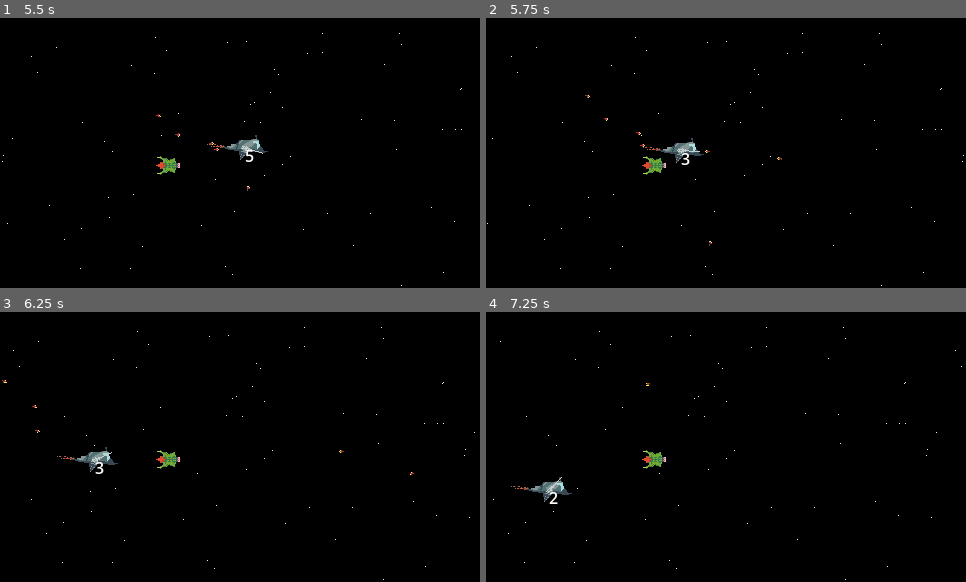
Above: before the commit, frames 1-4 (two rows, left to right).
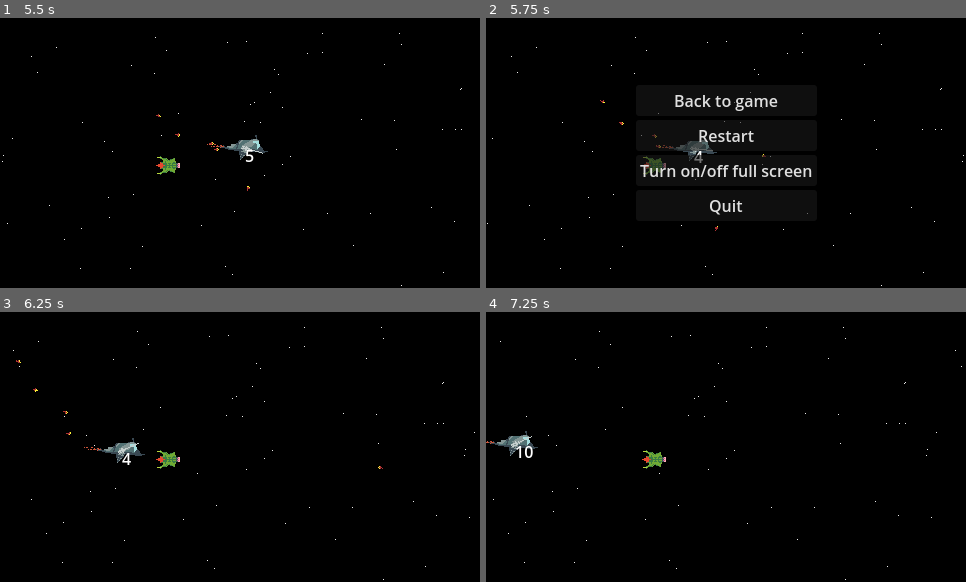
Above: after the commit, the same moments.

Repository: Wiolarz/Polyspear
Game: Godot game, scene res://Scenes/basic_map.tscn
Two runs of this game, one before a commit and one after it. Both use one fixed random seed, a clock stepped at 60 frames per second and the inputs below.
Inputs (mouse positions are in pixels of both pictures, inside the frame that each line leads up to):
- Up to frame 1 (5.5 s): move the mouse to (345, 139) at 0.52 s; press the mouse at (345, 139) at 0.53 s; hold Right 0.53-1.28 s; move the mouse to (144, 166) at 1.27 s; release the mouse at (144, 166) at 1.28 s; hold Down 1.28-2.03 s; tap Ctrl (KEY_BREAKS) at 1.35 s; click (144, 166) at 1.55 s; move the mouse to (288, 93) at 2.02 s; press the mouse at (288, 93) at 2.03 s; hold Right 2.03-2.78 s; tap S (KEY_DOWN) at 2.1 s; move the mouse to (216, 207) at 2.77 s; release the mouse at (216, 207) at 2.78 s; hold Up 2.78-3.53 s; tap A (KEY_LEFT) at 2.85 s; click (216, 207) at 3.05 s; move the mouse to (384, 193) at 3.52 s; press the mouse at (384, 193) at 3.53 s; hold Left 3.53-5.03 s; tap D (KEY_RIGHT) at 3.6 s; tap 1 (CHEAT_IMMORTALITY, bound only after the commit) at 4.15 s; move the mouse to (96, 112) at 4.27 s; release the mouse at (96, 112) at 4.28 s; click (96, 112) at 4.35 s; tap F2 (KEY_MAXIMIZE_WINDOW) at 4.9 s; move the mouse to (264, 153) at 5.02 s; press the mouse at (264, 153) at 5.03 s; hold Down from 5.03 s (still down); tap W (KEY_UP) at 5.1 s
- Up to frame 2 (5.75 s): keep holding Down; tap ` (KEY_MENU) at 5.65 s
- Up to frame 3 (6.25 s): release Down at 5.75 s; release the mouse at (264, 447) at 5.75 s; click (240, 395) at 5.75 s, where only the run after the commit has a clickable "Back to game"
- Up to frame 4 (7.25 s): move the mouse to (654, 379) at 6.52 s; hold Right from 6.53 s (still down); click (654, 379) at 6.6 s; tap F1 (KEY_RESTART_LEVEL) at 7.15 s

Frame 1 is identical in both runs. In frame 2, 2.4% of the frame differs, in the area x 20-68%, y 27-85%; in frame 3, 0.8%; in frame 4, 0.8%.

Commit message:
Fixed main branch + reorganized file structure

Diff:
--- a/Scenes/DebugManager.tscn
+++ /dev/null
@@ -1,6 +0,0 @@
-[gd_scene load_steps=2 format=3 uid="uid://c4rghqu4lca45"]
-
-[ext_resource type="Script" path="res://Scripts/Debug_Manager.gd" id="1_tioyn"]
-
-[node name="DebugManager" type="Node"]
-script = ExtResource("1_tioyn")
--- a/Scenes/basic_map.tscn
+++ b/Scenes/basic_map.tscn
@@ -1,28 +1,13 @@
-[gd_scene load_steps=16 format=3 uid="uid://os75hnii4k0w"]
+[gd_scene load_steps=10 format=3 uid="uid://os75hnii4k0w"]
 
-[ext_resource type="PackedScene" uid="uid://djb310dgsan7m" path="res://Scenes/ui.tscn" id="1_eikoj"]
-[ext_resource type="Texture2D" uid="uid://du03tgcf81l8c" path="res://Art/Background/background.png" id="2_fq3eo"]
-[ext_resource type="Shader" path="res://Scripts/stars.gdshader" id="3_cwqn6"]
-[ext_resource type="Script" path="res://Scripts/Background_Stars.gd" id="4_bxsjd"]
-[ext_resource type="Texture2D" uid="uid://bku2007a1rtlg" path="res://Art/Background/stars.png" id="4_c1o6t"]
+[ext_resource type="PackedScene" uid="uid://djb310dgsan7m" path="res://Scenes/basic_map_elements/ui.tscn" id="1_eikoj"]
+[ext_resource type="PackedScene" uid="uid://daiokyywskwqg" path="res://Scenes/basic_map_elements/map_borders.tscn" id="3_5xh1q"]
+[ext_resource type="PackedScene" uid="uid://dfr0acka4fqbg" path="res://Scenes/basic_map_elements/background.tscn" id="4_rxc3u"]
 [ext_resource type="PackedScene" uid="uid://cbbkojgcsrdxg" path="res://Scenes/player.tscn" id="4_uicuu"]
 [ext_resource type="Texture2D" uid="uid://djv22d5tl3s24" path="res://Art/Ships/enemy1.png" id="6_c0u07"]
-[ext_resource type="Script" path="res://Scripts/BulletManager.gd" id="8_1x75j"]
-[ext_resource type="Script" path="res://Scripts/SaveSystem.gd" id="9_y4htr"]
-[ext_resource type="PackedScene" uid="uid://c4rghqu4lca45" path="res://Scenes/DebugManager.tscn" id="10_8cic2"]
-
-[sub_resource type="RectangleShape2D" id="RectangleShape2D_rc1t8"]
-size = Vector2(10, 290)
-
-[sub_resource type="RectangleShape2D" id="RectangleShape2D_37sjg"]
-size = Vector2(480, 10)
-
-[sub_resource type="CanvasTexture" id="CanvasTexture_6woqk"]
-
-[sub_resource type="ShaderMaterial" id="ShaderMaterial_pbwts"]
-shader = ExtResource("3_cwqn6")
-shader_parameter/direction = Vector2(1, 0)
-shader_parameter/speed_scale = 0.05
+[ext_resource type="PackedScene" uid="uid://cirjmdpeyj06d" path="res://Scenes/basic_map_elements/camera_2d.tscn" id="9_2lg2p"]
+[ext_resource type="Script" path="res://Scripts/Gameplay/BulletManager.gd" id="9_me1tn"]
+[ext_resource type="Script" path="res://Scripts/UI/SaveSystem.gd" id="10_tjxah"]
 
 [sub_resource type="CircleShape2D" id="CircleShape2D_ucm86"]
 
@@ -31,45 +16,9 @@
 [node name="UI" parent="." instance=ExtResource("1_eikoj")]
 visible = false
 
-[node name="MapBorders" type="StaticBody2D" parent="."]
-position = Vector2(-5, 134)
+[node name="MapBorders" parent="." instance=ExtResource("3_5xh1q")]
 
-[node name="mapborder_left" type="CollisionShape2D" parent="MapBorders"]
-position = Vector2(0, 1)
-shape = SubResource("RectangleShape2D_rc1t8")
-
-[node name="mapborder_right" type="CollisionShape2D" parent="MapBorders"]
-position = Vector2(490, 1)
-shape = SubResource("RectangleShape2D_rc1t8")
-
-[node name="mapborder_top" type="CollisionShape2D" parent="MapBorders"]
-position = Vector2(245, -139)
-shape = SubResource("RectangleShape2D_37sjg")
-
-[node name="mapborder_down" type="CollisionShape2D" parent="MapBorders"]
-position = Vector2(245, 141)
-shape = SubResource("RectangleShape2D_37sjg")
-
-[node name="Background" type="Node2D" parent="."]
-position = Vector2(240, 135)
-
-[node name="oldBackground" type="Sprite2D" parent="Background"]
-visible = false
-texture_repeat = 2
-texture = ExtResource("2_fq3eo")
-region_enabled = true
-region_rect = Rect2(0, 0, 480, 270)
-
-[node name="Background_Black" type="Sprite2D" parent="Background"]
-modulate = Color(0, 0, 0, 1)
-scale = Vector2(480, 270)
-texture = SubResource("CanvasTexture_6woqk")
-
-[node name="Background_Stars" type="Sprite2D" parent="Background"]
-texture_repeat = 2
-material = SubResource("ShaderMaterial_pbwts")
-texture = ExtResource("4_c1o6t")
-script = ExtResource("4_bxsjd")
+[node name="Background" parent="." instance=ExtResource("4_rxc3u")]
 
 [node name="Enemy" type="Area2D" parent="."]
 position = Vector2(168, 149)
@@ -83,15 +32,12 @@
 [node name="Player" parent="." instance=ExtResource("4_uicuu")]
 position = Vector2(28, 128)
 
-[node name="Camera2D" type="Camera2D" parent="."]
-position = Vector2(240, 135)
-
 [node name="BulletManager" type="Node" parent="."]
-script = ExtResource("8_1x75j")
+script = ExtResource("9_me1tn")
 
 [node name="SaveSystem" type="Node" parent="."]
-script = ExtResource("9_y4htr")
+script = ExtResource("10_tjxah")
 
-[node name="DebugManager" parent="." instance=ExtResource("10_8cic2")]
+[node name="Camera2D" parent="." instance=ExtResource("9_2lg2p")]
 
 [connection signal="bullet" from="Player" to="BulletManager" method="_on_player_bullet"]
--- /dev/null
+++ b/Scenes/basic_map_elements/DebugManager.tscn
@@ -0,0 +1,6 @@
+[gd_scene load_steps=2 format=3 uid="uid://c4rghqu4lca45"]
+
+[ext_resource type="Script" path="res://Scripts/UI/Debug_Manager.gd" id="1_glq5c"]
+
+[node name="DebugManager" type="Node"]
+script = ExtResource("1_glq5c")
--- /dev/null
+++ b/Scenes/basic_map_elements/background.tscn
@@ -0,0 +1,26 @@
+[gd_scene load_steps=6 format=3 uid="uid://dfr0acka4fqbg"]
+
+[ext_resource type="Shader" path="res://Scripts/Visual/stars.gdshader" id="1_r5ehp"]
+[ext_resource type="Texture2D" uid="uid://bku2007a1rtlg" path="res://Art/Background/stars.png" id="2_6jqvf"]
+[ext_resource type="Script" path="res://Scripts/Visual/Background_Stars.gd" id="3_l2w0x"]
+
+[sub_resource type="CanvasTexture" id="CanvasTexture_6woqk"]
+
+[sub_resource type="ShaderMaterial" id="ShaderMaterial_pbwts"]
+shader = ExtResource("1_r5ehp")
+shader_parameter/direction = Vector2(1, 0)
+shader_parameter/speed_scale = 0.05
+
+[node name="Background" type="Node2D"]
+position = Vector2(240, 135)
+
+[node name="Background_Black" type="Sprite2D" parent="."]
+modulate = Color(0, 0, 0, 1)
+scale = Vector2(480, 270)
+texture = SubResource("CanvasTexture_6woqk")
+
+[node name="Background_Stars" type="Sprite2D" parent="."]
+texture_repeat = 2
+material = SubResource("ShaderMaterial_pbwts")
+texture = ExtResource("2_6jqvf")
+script = ExtResource("3_l2w0x")
--- /dev/null
+++ b/Scenes/basic_map_elements/bullet_manager.tscn
@@ -0,0 +1,6 @@
+[gd_scene load_steps=2 format=3 uid="uid://bf5wlfoux684u"]
+
+[ext_resource type="Script" path="res://Scripts/Gameplay/BulletManager.gd" id="1_4t43p"]
+
+[node name="BulletManager" type="Node"]
+script = ExtResource("1_4t43p")
--- /dev/null
+++ b/Scenes/basic_map_elements/camera_2d.tscn
@@ -0,0 +1,4 @@
+[gd_scene format=3 uid="uid://cirjmdpeyj06d"]
+
+[node name="Camera2D" type="Camera2D"]
+position = Vector2(240, 135)
--- /dev/null
+++ b/Scenes/basic_map_elements/map_borders.tscn
@@ -0,0 +1,26 @@
+[gd_scene load_steps=3 format=3 uid="uid://daiokyywskwqg"]
+
+[sub_resource type="RectangleShape2D" id="RectangleShape2D_rc1t8"]
+size = Vector2(10, 290)
+
+[sub_resource type="RectangleShape2D" id="RectangleShape2D_37sjg"]
+size = Vector2(480, 10)
+
+[node name="MapBorders" type="StaticBody2D"]
+position = Vector2(-5, 134)
+
+[node name="mapborder_left" type="CollisionShape2D" parent="."]
+position = Vector2(0, 1)
+shape = SubResource("RectangleShape2D_rc1t8")
+
+[node name="mapborder_right" type="CollisionShape2D" parent="."]
+position = Vector2(490, 1)
+shape = SubResource("RectangleShape2D_rc1t8")
+
+[node name="mapborder_top" type="CollisionShape2D" parent="."]
+position = Vector2(245, -139)
+shape = SubResource("RectangleShape2D_37sjg")
+
+[node name="mapborder_down" type="CollisionShape2D" parent="."]
+position = Vector2(245, 141)
+shape = SubResource("RectangleShape2D_37sjg")
--- a/Scenes/ui.tscn
+++ b/Scenes/basic_map_elements/ui.tscn
@@ -1,6 +1,7 @@
-[gd_scene load_steps=2 format=3 uid="uid://djb310dgsan7m"]
+[gd_scene load_steps=3 format=3 uid="uid://djb310dgsan7m"]
 
-[ext_resource type="Script" path="res://Scripts/Debug_Manager.gd" id="1_bwhsq"]
+[ext_resource type="Script" path="res://Scripts/UI/Debug_Manager.gd" id="1_bwhsq"]
+[ext_resource type="Script" path="res://Scripts/UI/SaveSystem.gd" id="2_ep1vw"]
 
 [node name="UI" type="CanvasLayer"]
 process_mode = 3
@@ -39,6 +40,9 @@
 layout_mode = 2
 text = "Quit"
 
+[node name="save_system" type="Node" parent="."]
+script = ExtResource("2_ep1vw")
+
 [connection signal="pressed" from="MenuContainer/BackToGame" to="Menu" method="_on_back_to_game_pressed"]
 [connection signal="pressed" from="MenuContainer/Restart" to="Menu" method="_on_restart_pressed"]
 [connection signal="pressed" from="MenuContainer/FullScreen" to="Menu" method="_on_full_screen_pressed"]
--- a/Scenes/bullet.tscn
+++ b/Scenes/bullet.tscn
@@ -1,6 +1,6 @@
 [gd_scene load_steps=4 format=3 uid="uid://xeqw5dgfo5t1"]
 
-[ext_resource type="Script" path="res://Scripts/Bullet.gd" id="1_1kfi4"]
+[ext_resource type="Script" path="res://Scripts/Gameplay/Bullet.gd" id="1_1kfi4"]
 [ext_resource type="Texture2D" uid="uid://d4dcl8g1w2sma" path="res://Art/Bullets/player_bullet.png" id="2_lpqra"]
 
 [sub_resource type="RectangleShape2D" id="RectangleShape2D_p82aq"]
--- a/Scenes/map.tscn
+++ /dev/null
@@ -1,3 +0,0 @@
-[gd_scene format=3 uid="uid://bpifuyku2fh4s"]
-
-[node name="map" type="Node2D"]
--- a/Scenes/player.tscn
+++ b/Scenes/player.tscn
@@ -1,12 +1,12 @@
 [gd_scene load_steps=10 format=3 uid="uid://cbbkojgcsrdxg"]
 
-[ext_resource type="Script" path="res://Scripts/player.gd" id="1_gs88a"]
+[ext_resource type="Script" path="res://Scripts/Gameplay/player.gd" id="1_o7m4v"]
 [ext_resource type="Texture2D" uid="uid://m447rugnefxf" path="res://Art/Ships/player_basic_ship.png" id="2_162m2"]
-[ext_resource type="Script" path="res://Scripts/hitbox.gd" id="3_rtlef"]
-[ext_resource type="Script" path="res://Scripts/GunTurret.gd" id="3_ufsmu"]
+[ext_resource type="Script" path="res://Scripts/Gameplay/hitbox.gd" id="3_ifw7w"]
+[ext_resource type="Script" path="res://Scripts/Gameplay/GunTurret.gd" id="4_dylqj"]
 [ext_resource type="Texture2D" uid="uid://oh2gmywg8ffg" path="res://Art/Bullets/basic_turret.png" id="4_sksxl"]
-[ext_resource type="Script" path="res://Scripts/Gun.gd" id="5_ssbrs"]
-[ext_resource type="Script" path="res://Scenes/Label.gd" id="7_waoy7"]
+[ext_resource type="Script" path="res://Scripts/Gameplay/Gun.gd" id="6_678kp"]
+[ext_resource type="Script" path="res://Scripts/UI/AmmoCounter.gd" id="7_btfv1"]
 
 [sub_resource type="RectangleShape2D" id="RectangleShape2D_vpjnq"]
 size = Vector2(25, 11)
@@ -15,7 +15,7 @@
 size = Vector2(30, 14)
 
 [node name="Player" type="CharacterBody2D"]
-script = ExtResource("1_gs88a")
+script = ExtResource("1_o7m4v")
 
 [node name="ShipSprite" type="Sprite2D" parent="."]
 position = Vector2(-7.5, 2.5)
@@ -24,7 +24,7 @@
 
 [node name="hitbox" type="Area2D" parent="."]
 position = Vector2(-7.5, 2.5)
-script = ExtResource("3_rtlef")
+script = ExtResource("3_ifw7w")
 
 [node name="HitboxShape" type="CollisionShape2D" parent="hitbox"]
 position = Vector2(10.5, -0.5)
@@ -36,7 +36,7 @@
 
 [node name="GunTurret" type="Node2D" parent="." node_paths=PackedStringArray("current_gun")]
 position = Vector2(0.5, 3.5)
-script = ExtResource("3_ufsmu")
+script = ExtResource("4_dylqj")
 current_gun = NodePath("Guns/Gun")
 
 [node name="TurretSprite" type="Sprite2D" parent="GunTurret"]
@@ -50,12 +50,12 @@
 
 [node name="Gun" type="Node2D" parent="GunTurret/Guns"]
 scale = Vector2(3.1219, 1.57672)
-script = ExtResource("5_ssbrs")
+script = ExtResource("6_678kp")
 
-[node name="Label" type="Label" parent="." node_paths=PackedStringArray("gun")]
+[node name="AmmoCounter" type="Label" parent="." node_paths=PackedStringArray("gun")]
 offset_right = 40.0
 offset_bottom = 23.0
-script = ExtResource("7_waoy7")
+script = ExtResource("7_btfv1")
 gun = NodePath("../GunTurret/Guns/Gun")
 
 [connection signal="turret_shoots" from="GunTurret" to="." method="_on_gun_turret_turret_shoots"]
--- a/Scripts/Bullet.gd
+++ b/Scripts/Gameplay/Bullet.gd
@@ -23,7 +23,7 @@
 
 
 # Called every frame. 'delta' is the elapsed time since the previous frame.
-func _physics_process(delta):
+func _physics_process(_delta):
 	position += velocity
 	death_timer -= 1
 	if death_timer == 0:
--- a/Scripts/Bus.gd
+++ b/Scripts/Gameplay/Bus.gd
@@ -2,3 +2,7 @@
 
 signal collect_save_data(save: Save)
 signal load_game(save: Save)
+
+
+#signal save_game()
+#signal load_game()
--- a/Scripts/GunTurret.gd
+++ b/Scripts/Gameplay/GunTurret.gd
@@ -15,6 +15,10 @@
 
 
 func shoot():
+	if not current_gun:
+		print("ERROR: GunTurret.shoot()")
+		return
+
 	var bullet = current_gun.shoot()
 	if bullet is String:
 		if bullet == "cooldown":
--- a/Scripts/player.gd
+++ b/Scripts/Gameplay/player.gd
@@ -17,9 +17,24 @@
 
 
 
-signal bullet(pos, dir, bullet)
+signal bullet(pos, dir, bullet_scene)
 
 
+func _ready():
+	Bus.load_game.connect(load_self)
+	Bus.collect_save_data.connect(save_self)
+
+
+func load_self(save: Save):
+	position = save.ship_position
+	$GunTurret/Guns/Gun.ammuniton = save.ship_ammunition
+
+func save_self(save: Save):
+	save.ship_position = position
+	save.ship_ammunition = $GunTurret/Guns/Gun.ammuniton
+
+
+"""
 func save_ship():
 	var player_dict = {
 		"AMMO": $Guns/Gun.ammuniton,
@@ -29,7 +44,7 @@
 
 func load_ship(loaded_player_data):
 	$GunTurret/Guns/Gun.ammuniton = loaded_player_data.AMMO
-
+"""
 
 
 
@@ -87,5 +102,5 @@
 	break_recharge()
 
 
-func _on_gun_turret_turret_shoots(pos, dir, bullet):
-	emit_signal("bullet", pos, dir, bullet)
+func _on_gun_turret_turret_shoots(pos, dir, bullet_sc):
+	emit_signal("bullet", pos, dir, bullet_sc)
--- a/Scripts/SaveSystem.gd
+++ /dev/null
@@ -1,15 +0,0 @@
-extends Node
-
-
-@export var reset_save = false
-
-var player_file = "user://save.dat"
-
-# Called when the node enters the scene tree for the first time.
-func _ready():
-	pass # Replace with function body.
-
-
-# Called every frame. 'delta' is the elapsed time since the previous frame.
-func _process(delta):
-	pass
--- a/Scenes/Label.gd
+++ b/Scripts/UI/AmmoCounter.gd
@@ -9,4 +9,4 @@
 
 # Called every frame. 'delta' is the elapsed time since the previous frame.
 func _process(delta):
-	text = str(gun.ammuniton)
+	text = str(gun.ammuniton if gun else "???")
--- a/Scripts/Debug_Manager.gd
+++ b/Scripts/UI/Debug_Manager.gd
@@ -8,6 +8,7 @@
 extends Node
 
 
+
 var maximize = false
 @onready var ui = $".."
 
@@ -15,16 +16,35 @@
 	if maximize:
 		DisplayServer.window_set_mode(DisplayServer.WINDOW_MODE_FULLSCREEN)
 
+
+
+
+
+
+
 func _process(_delta):
-	if Input.is_action_just_pressed("MENU"):
-		ui.visible = not ui.visible
-		get_tree().set_deferred("paused", ui.visible)
+	if Input.is_action_just_pressed("KEY_EXIT_GAME"):
+		get_tree().quit()
+		#get_tree().quit.call_deferred()  # In case normal quit doesnt work properly with save system TRY THIS
+
+	if Input.is_action_just_pressed("KEY_RESTART_LEVEL"):
+		get_tree().reload_current_scene()
+
+	if Input.is_action_just_pressed("KEY_MAXIMIZE_WINDOW"):
+		_on_full_screen_pressed()
+
+	if Input.is_action_just_pressed("KEY_MENU"):
+		_on_back_to_game_pressed()
+
+
 
 
 
 func _on_back_to_game_pressed():
 	ui.visible = not ui.visible
-	get_tree().set_deferred("paused", ui.visible)
+
+	get_tree().paused = not get_tree().paused
+	# get_tree().set_deferred("paused", ui.visible)  # TODO research the difference
 
 
 func _on_restart_pressed():
--- /dev/null
+++ b/Scripts/UI/SaveSystem.gd
@@ -0,0 +1,35 @@
+extends Node
+
+
+@export var reset_save = false
+
+
+var player_file = "user://save.tres"
+
+
+func load_game():
+	var save = load(player_file)
+	if save:
+		Bus.load_game.emit(save)
+
+func save_game():
+	var save = Save.new()
+	Bus.collect_save_data.emit(save)
+	#print(save)
+	var info = ResourceSaver.save(save, player_file)
+	if info != OK:
+		print(info)
+	#print("saved game")
+
+
+#func save():
+	#var save = Save.new()
+	#save.position = get_node("%Player").position
+
+
+func _process(_delta):
+	if Input.is_action_just_pressed("KEY_SAVE_GAME"):
+		save_game()
+
+	if Input.is_action_just_pressed("KEY_LOAD_GAME"):
+		load_game()
--- a/project.godot
+++ b/project.godot
@@ -17,7 +17,7 @@
 
 [autoload]
 
-Bus="*res://Scripts/Bus.gd"
+Bus="*res://Scripts/Gameplay/Bus.gd"
 
 [display]
 
@@ -46,21 +46,6 @@
 KEY_MAXIMIZE_WINDOW={
 "deadzone": 0.5,
 "events": [Object(InputEventKey,"resource_local_to_scene":false,"resource_name":"","device":-1,"window_id":0,"alt_press …(182 unchanged characters)…
-]
-}
-CHEAT_IMMORTALITY={
-"deadzone": 0.5,
-"events": [Object(InputEventKey,"resource_local_to_scene":false,"resource_name":"","device":-1,"window_id":0,"alt_pressed":false,"shift_pressed":false,"ctrl_pressed":false,"meta_pressed":false,"pressed":false,"keycode":0,"physical_keycode":4194334,"key_label":0,"unicode":0,"echo":false,"script":null)
-]
-}
-CHEAT_AMMO={
-"deadzone": 0.5,
-"events": [Object(InputEventKey,"resource_local_to_scene":false,"resource_name":"","device":-1,"window_id":0,"alt_pressed":false,"shift_pressed":false,"ctrl_pressed":false,"meta_pressed":false,"pressed":false,"keycode":0,"physical_keycode":4194335,"key_label":0,"unicode":0,"echo":false,"script":null)
-]
-}
-CHEAT_SPAWN_ENEMY={
-"deadzone": 0.5,
-"events": [Object(InputEventKey,"resource_local_to_scene":false,"resource_name":"","device":-1,"window_id":0,"alt_pressed":false,"shift_pressed":false,"ctrl_pressed":false,"meta_pressed":false,"pressed":false,"keycode":0,"physical_keycode":4194336,"key_label":0,"unicode":0,"echo":false,"script":null)
 ]
 }
 KEY_UP={
@@ -97,6 +82,41 @@
 "events": [Object(InputEventMouseButton,"resource_local_to_scene":false,"resource_name":"","device":-1,"window_id":0,"a …(258 unchanged characters)…
 ]
 }
+CHEAT_MODE={
+"deadzone": 0.5,
+"events": [Object(InputEventKey,"resource_local_to_scene":false,"resource_name":"","device":-1,"window_id":0,"alt_pressed":false,"shift_pressed":false,"ctrl_pressed":false,"meta_pressed":false,"pressed":false,"keycode":0,"physical_keycode":4194334,"key_label":0,"unicode":0,"echo":false,"script":null)
+]
+}
+CHEAT_IMMORTALITY={
+"deadzone": 0.5,
+"events": [Object(InputEventKey,"resource_local_to_scene":false,"resource_name":"","device":-1,"window_id":0,"alt_pressed":false,"shift_pressed":false,"ctrl_pressed":false,"meta_pressed":false,"pressed":false,"keycode":0,"physical_keycode":49,"key_label":0,"unicode":49,"echo":false,"script":null)
+]
+}
+CHEAT_AMMO={
+"deadzone": 0.5,
+"events": [Object(InputEventKey,"resource_local_to_scene":false,"resource_name":"","device":-1,"window_id":0,"alt_pressed":false,"shift_pressed":false,"ctrl_pressed":false,"meta_pressed":false,"pressed":false,"keycode":0,"physical_keycode":50,"key_label":0,"unicode":50,"echo":false,"script":null)
+]
+}
+CHEAT_CONSOLE={
+"deadzone": 0.5,
+"events": [Object(InputEventKey,"resource_local_to_scene":false,"resource_name":"","device":-1,"window_id":0,"alt_pressed":false,"shift_pressed":false,"ctrl_pressed":false,"meta_pressed":false,"pressed":false,"keycode":0,"physical_keycode":4194335,"key_label":0,"unicode":0,"echo":false,"script":null)
+]
+}
+CHEAT_SPAWN_ENEMY={
+"deadzone": 0.5,
+"events": [Object(InputEventKey,"resource_local_to_scene":false,"resource_name":"","device":-1,"window_id":0,"alt_pressed":false,"shift_pressed":false,"ctrl_pressed":false,"meta_pressed":false,"pressed":false,"keycode":0,"physical_keycode":49,"key_label":0,"unicode":49,"echo":false,"script":null)
+]
+}
+KEY_SAVE_GAME={
+"deadzone": 0.5,
+"events": [Object(InputEventKey,"resource_local_to_scene":false,"resource_name":"","device":-1,"window_id":0,"alt_pressed":false,"shift_pressed":false,"ctrl_pressed":false,"meta_pressed":false,"pressed":false,"keycode":0,"physical_keycode":4194336,"key_label":0,"unicode":0,"echo":false,"script":null)
+]
+}
+KEY_LOAD_GAME={
+"deadzone": 0.5,
+"events": [Object(InputEventKey,"resource_local_to_scene":false,"resource_name":"","device":-1,"window_id":0,"alt_pressed":false,"shift_pressed":false,"ctrl_pressed":false,"meta_pressed":false,"pressed":false,"keycode":0,"physical_keycode":4194337,"key_label":0,"unicode":0,"echo":false,"script":null)
+]
+}
 
 [rendering]
 
Renamed: Scripts/BulletManager.gd -> Scripts/Gameplay/BulletManager.gd
Renamed: Scripts/Gun.gd -> Scripts/Gameplay/Gun.gd
Renamed: Scripts/hitbox.gd -> Scripts/Gameplay/hitbox.gd
Renamed: Scenes/PauseLabel.gd -> Scripts/UI/PauseLabel.gd
Renamed: Scripts/Save.gd -> Scripts/UI/Save.gd
Renamed: Scripts/Background_Stars.gd -> Scripts/Visual/Background_Stars.gd
Renamed: Scripts/stars.gdshader -> Scripts/Visual/stars.gdshader
